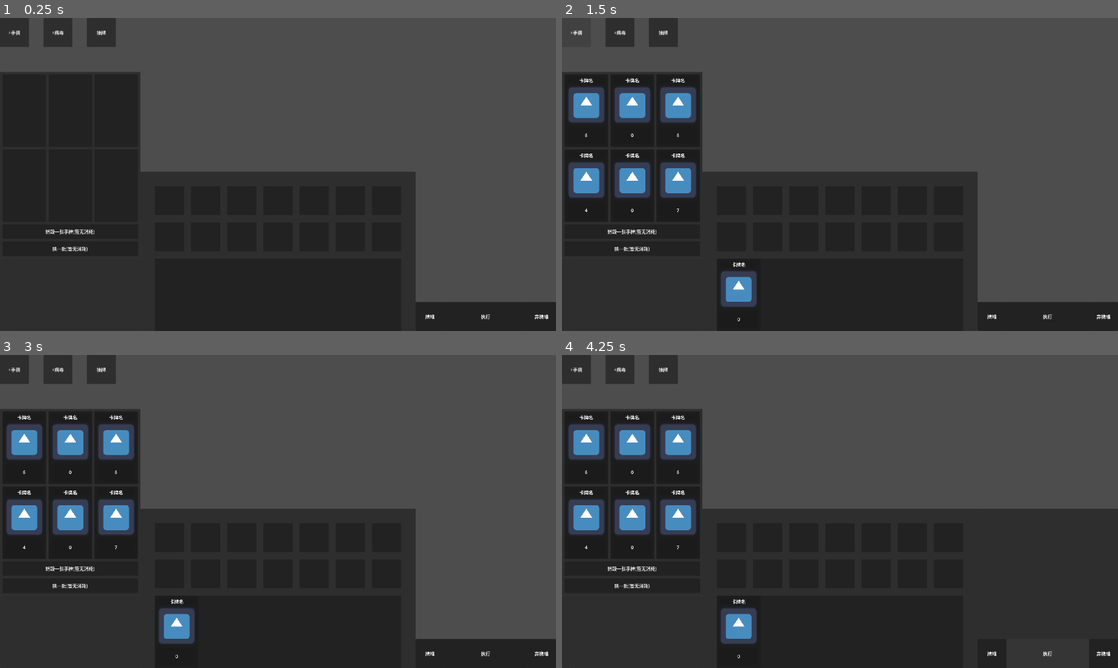
Above: before the commit, frames 1-4 (two rows, left to right).
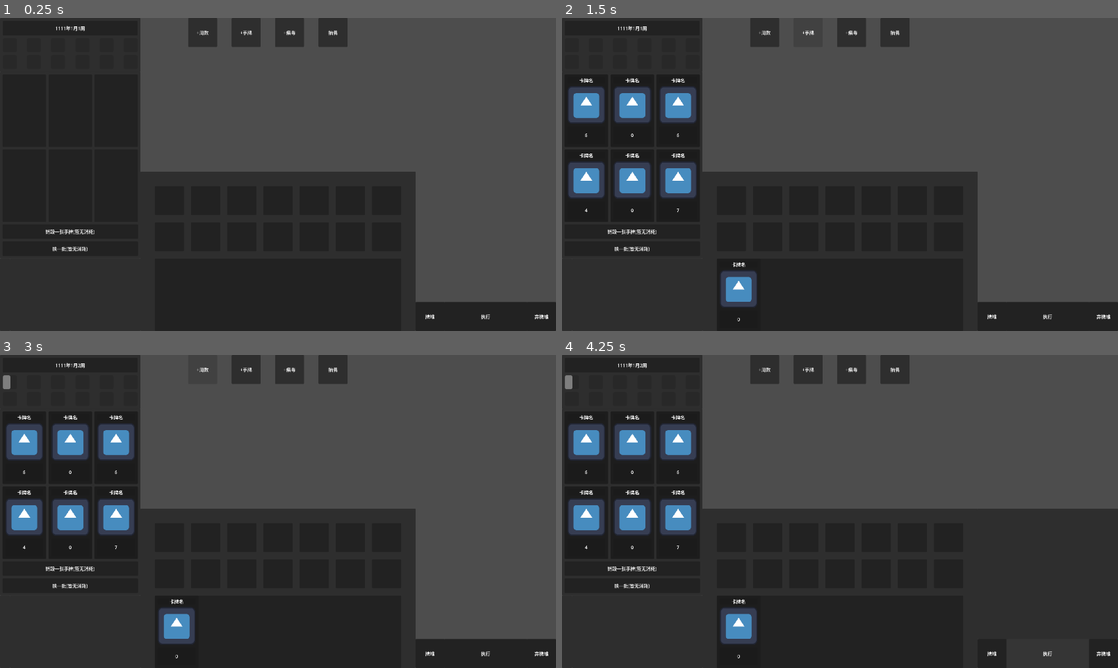
Above: after the commit, the same moments.

Repository: yuyi-yutie/Illness
Game: Godot game, scene res://scenes/play_scene/play_scene.tscn
The game is run twice, just before and just after one commit, with the same random seed, the same clock (stepped at 60 frames per second) and the same inputs. The engine's default icon, where the game draws it, is replaced by a stand-in: a white triangle on a blue panel in a dark square.
Inputs (mouse positions are in pixels of both pictures, inside the frame that each line leads up to):
- Up to frame 1 (0.25 s): no input
- Up to frame 2 (1.5 s): click "换一批(暂无消耗)" at 0.5 s; click "+手牌" at 1.25 s
- Up to frame 3 (3 s): click "抽牌" at 2 s; click (200, 370) at 2.75 s, where only the run after the commit has a clickable "+周数"
- Up to frame 4 (4.25 s): click "执行" at 3.5 s

The runs differ from the first frame. In frame 1, 4.8% of the frame differs, in the area x 0-63%, y 0-18%; in frame 2, 4.6%; in frame 3, 4.4%; in frame 4, 4.8%.

Commit message:
update
增加了小日历并完善了小日历的逻辑

Diff:
--- a/illness/globals/deck_glue.gd
+++ b/illness/globals/deck_glue.gd
@@ -43,7 +43,7 @@
 	var show_array : Array[Card] = id_sort_card(target_deck)
 	var show_size : int = target_deck.size()
 	for current_count in range(show_size):
-		var row : int = floori(current_count / 3)
+		var row : int = floori(current_count / 3.0)
 		var col : int = current_count % 3
 		if show_array[current_count].parent:
 			show_array[current_count].parent.remove_child(show_array[current_count])
--- /dev/null
+++ b/illness/globals/small_calender_glue.gd
@@ -0,0 +1,29 @@
+extends Node
+
+var year : int = 1111:
+	set(value):
+		year = value
+		for month_progress in month_progress_array:
+			month_progress.value = 0
+var month : int = 1:
+	set(value):
+		month = value
+		if month == 13:
+			year += 1
+			month = 1
+var week : int = 1:
+	set(value):
+		week = value
+		if week == 5:
+			month += 1
+			week = 1
+		date_label_text = str(year) + "年" + str(month) + "月" + str(week) + "周"
+		month_progress_array[month-1].value = week * 25
+
+var date_label : Label
+var month_progress_array : Array[ProgressBar]
+
+var date_label_text : String = "":
+	set(value):
+		date_label_text = value
+		date_label.text = date_label_text
--- a/illness/project.godot
+++ b/illness/project.godot
@@ -21,6 +21,7 @@
 CardGlue="*res://globals/card_glue.gd"
 DeckGlue="*res://globals/deck_glue.gd"
 ShopGlue="*res://globals/shop_glue.gd"
+SmallCalenderGlue="*res://globals/small_calender_glue.gd"
 
 [display]
 
--- a/illness/scenes/play_scene/play_scene.tscn
+++ b/illness/scenes/play_scene/play_scene.tscn
@@ -6,7 +6,9 @@
 [ext_resource type="PackedScene" uid="uid://c5nhp08bw06nm" path="res://scenes/play_scene/end_and_execute.tscn" id="4_x7p53"]
 [ext_resource type="Script" uid="uid://bmebcfgjseov7" path="res://test/test_add_card_to_hand.gd" id="5_03pml"]
 [ext_resource type="PackedScene" uid="uid://bmh7ju3vuexap" path="res://scenes/play_scene/shop.tscn" id="5_vw7vn"]
+[ext_resource type="PackedScene" uid="uid://cfo7lbrnne72y" path="res://scenes/play_scene/small_calender.tscn" id="6_kp6hd"]
 [ext_resource type="Script" uid="uid://boxxenyp8cgk" path="res://test/test_draw_card.gd" id="6_vw7vn"]
+[ext_resource type="Script" uid="uid://j1uaclgqfcwf" path="res://test/test_add_week.gd" id="9_i13pd"]
 
 [node name="PlayScene" type="Control"]
 layout_mode = 3
@@ -30,9 +32,13 @@
 [node name="Shop" parent="." instance=ExtResource("5_vw7vn")]
 layout_mode = 1
 
+[node name="SmallCalender" parent="." instance=ExtResource("6_kp6hd")]
+layout_mode = 1
+
 [node name="TestAddCardToHand" type="Button" parent="."]
 layout_mode = 0
-offset_right = 100.0
+offset_left = 800.0
+offset_right = 900.0
 offset_bottom = 100.0
 focus_mode = 0
 text = "+手牌"
@@ -40,8 +46,8 @@
 
 [node name="TestDrawCard" type="Button" parent="."]
 layout_mode = 0
-offset_left = 300.0
-offset_right = 400.0
+offset_left = 1100.0
+offset_right = 1200.0
 offset_bottom = 100.0
 focus_mode = 0
 text = "抽牌"
@@ -49,11 +55,21 @@
 
 [node name="TestAddVirus" type="Button" parent="."]
 layout_mode = 0
-offset_left = 150.0
-offset_right = 250.0
+offset_left = 950.0
+offset_right = 1050.0
 offset_bottom = 100.0
 focus_mode = 0
 text = "+病毒"
 
+[node name="TestAddWeek" type="Button" parent="."]
+layout_mode = 0
+offset_left = 650.0
+offset_right = 750.0
+offset_bottom = 100.0
+focus_mode = 0
+text = "+周数"
+script = ExtResource("9_i13pd")
+
 [connection signal="button_down" from="TestAddCardToHand" to="TestAddCardToHand" method="_on_button_down"]
 [connection signal="button_down" from="TestDrawCard" to="TestDrawCard" method="_on_button_down"]
+[connection signal="button_down" from="TestAddWeek" to="TestAddWeek" method="_on_button_down"]
--- /dev/null
+++ b/illness/scenes/play_scene/small_calender.tscn
@@ -0,0 +1,182 @@
+[gd_scene load_steps=2 format=3 uid="uid://cfo7lbrnne72y"]
+
+[ext_resource type="Script" uid="uid://dnrym7rkhaq8i" path="res://scripts/play_scene/small_calender/small_calender.gd" id="1_ie5fp"]
+
+[node name="SmallCalender" type="Control" node_paths=PackedStringArray("date_label", "month_progress_array")]
+layout_mode = 3
+anchors_preset = 15
+anchor_right = 1.0
+anchor_bottom = 1.0
+grow_horizontal = 2
+grow_vertical = 2
+mouse_filter = 2
+script = ExtResource("1_ie5fp")
+date_label = NodePath("SmallCalenderPanel/DateLabelPanel/DateLabel")
+month_progress_array = [NodePath("SmallCalenderPanel/MonthProgress1"), NodePath("SmallCalenderPanel/MonthProgress2"), NodePath("SmallCalenderPanel/MonthProgress3"), NodePath("SmallCalenderPanel/MonthProgress4"), NodePath("SmallCalenderPanel/MonthProgress5"), NodePath("SmallCalenderPanel/MonthProgress6"), NodePath("SmallCalenderPanel/MonthProgress7"), NodePath("SmallCalenderPanel/MonthProgress8"), NodePath("SmallCalenderPanel/MonthProgress9"), NodePath("SmallCalenderPanel/MonthProgress10"), NodePath("SmallCalenderPanel/MonthProgress11"), NodePath("SmallCalenderPanel/MonthProgress12")]
+
+[node name="SmallCalenderPanel" type="Panel" parent="."]
+layout_mode = 0
+offset_right = 485.0
+offset_bottom = 186.25
+
+[node name="DateLabelPanel" type="Panel" parent="SmallCalenderPanel"]
+layout_mode = 0
+offset_left = 10.0
+offset_top = 10.0
+offset_right = 475.0
+offset_bottom = 60.25
+
+[node name="DateLabel" type="Label" parent="SmallCalenderPanel/DateLabelPanel"]
+layout_mode = 1
+anchors_preset = 15
+anchor_right = 1.0
+anchor_bottom = 1.0
+grow_horizontal = 2
+grow_vertical = 2
+text = "xxxx年xx月xx周"
+horizontal_alignment = 1
+vertical_alignment = 1
+
+[node name="MonthProgress1" type="ProgressBar" parent="SmallCalenderPanel"]
+layout_mode = 1
+anchors_preset = 2
+anchor_top = 1.0
+anchor_bottom = 1.0
+offset_left = 10.0
+offset_top = -116.0
+offset_right = 58.0
+offset_bottom = -68.0
+grow_vertical = 0
+show_percentage = false
+
+[node name="MonthProgress2" type="ProgressBar" parent="SmallCalenderPanel"]
+layout_mode = 1
+anchors_preset = 2
+anchor_top = 1.0
+anchor_bottom = 1.0
+offset_left = 93.0
+offset_top = -116.0
+offset_right = 141.0
+offset_bottom = -68.0
+grow_vertical = 0
+show_percentage = false
+
+[node name="MonthProgress3" type="ProgressBar" parent="SmallCalenderPanel"]
+layout_mode = 1
+anchors_preset = 2
+anchor_top = 1.0
+anchor_bottom = 1.0
+offset_left = 176.0
+offset_top = -116.0
+offset_right = 224.0
+offset_bottom = -68.0
+grow_vertical = 0
+show_percentage = false
+
+[node name="MonthProgress4" type="ProgressBar" parent="SmallCalenderPanel"]
+layout_mode = 1
+anchors_preset = 2
+anchor_top = 1.0
+anchor_bottom = 1.0
+offset_left = 261.0
+offset_top = -116.0
+offset_right = 309.0
+offset_bottom = -68.0
+grow_vertical = 0
+show_percentage = false
+
+[node name="MonthProgress5" type="ProgressBar" parent="SmallCalenderPanel"]
+layout_mode = 1
+anchors_preset = 2
+anchor_top = 1.0
+anchor_bottom = 1.0
+offset_left = 344.0
+offset_top = -116.0
+offset_right = 392.0
+offset_bottom = -68.0
+grow_vertical = 0
+show_percentage = false
+
+[node name="MonthProgress6" type="ProgressBar" parent="SmallCalenderPanel"]
+layout_mode = 1
+anchors_preset = 2
+anchor_top = 1.0
+anchor_bottom = 1.0
+offset_left = 427.0
+offset_top = -116.0
+offset_right = 475.0
+offset_bottom = -68.0
+grow_vertical = 0
+show_percentage = false
+
+[node name="MonthProgress7" type="ProgressBar" parent="SmallCalenderPanel"]
+layout_mode = 1
+anchors_preset = 2
+anchor_top = 1.0
+anchor_bottom = 1.0
+offset_left = 10.0
+offset_top = -58.0
+offset_right = 58.0
+offset_bottom = -10.0
+grow_vertical = 0
+show_percentage = false
+
+[node name="MonthProgress8" type="ProgressBar" parent="SmallCalenderPanel"]
+layout_mode = 1
+anchors_preset = 2
+anchor_top = 1.0
+anchor_bottom = 1.0
+offset_left = 93.0
+offset_top = -58.0
+offset_right = 141.0
+offset_bottom = -10.0
+grow_vertical = 0
+show_percentage = false
+
+[node name="MonthProgress9" type="ProgressBar" parent="SmallCalenderPanel"]
+layout_mode = 1
+anchors_preset = 2
+anchor_top = 1.0
+anchor_bottom = 1.0
+offset_left = 176.0
+offset_top = -58.0
+offset_right = 224.0
+offset_bottom = -10.0
+grow_vertical = 0
+show_percentage = false
+
+[node name="MonthProgress10" type="ProgressBar" parent="SmallCalenderPanel"]
+layout_mode = 1
+anchors_preset = 2
+anchor_top = 1.0
+anchor_bottom = 1.0
+offset_left = 261.0
+offset_top = -58.0
+offset_right = 309.0
+offset_bottom = -10.0
+grow_vertical = 0
+show_percentage = false
+
+[node name="MonthProgress11" type="ProgressBar" parent="SmallCalenderPanel"]
+layout_mode = 1
+anchors_preset = 2
+anchor_top = 1.0
+anchor_bottom = 1.0
+offset_left = 344.0
+offset_top = -58.0
+offset_right = 392.0
+offset_bottom = -10.0
+grow_vertical = 0
+show_percentage = false
+
+[node name="MonthProgress12" type="ProgressBar" parent="SmallCalenderPanel"]
+layout_mode = 1
+anchors_preset = 2
+anchor_top = 1.0
+anchor_bottom = 1.0
+offset_left = 427.0
+offset_top = -58.0
+offset_right = 475.0
+offset_bottom = -10.0
+grow_vertical = 0
+show_percentage = false
--- /dev/null
+++ b/illness/scripts/play_scene/small_calender/small_calender.gd
@@ -0,0 +1,20 @@
+extends Control
+class_name SmallCalender
+
+var parent : PlayScene
+
+func initialize(parameter : PlayScene) -> void:
+	parent = parameter
+	for child in get_children():
+		if child.has_method("initialize"):
+			child.initialize(self)
+	SmallCalenderGlue.date_label = date_label
+	SmallCalenderGlue.month_progress_array = month_progress_array
+
+	#测试
+	SmallCalenderGlue.week = SmallCalenderGlue.week
+	SmallCalenderGlue.month = SmallCalenderGlue.month
+	SmallCalenderGlue.year = SmallCalenderGlue.year
+
+@export var date_label : Label
+@export var month_progress_array : Array[ProgressBar]
--- a/illness/test/test_add_card_to_hand.gd
+++ b/illness/test/test_add_card_to_hand.gd
@@ -4,7 +4,7 @@
 
 func _on_button_down() -> void:
 	var new_card : Card = CARD.instantiate()
-	CalenderGlue.put_card_into_hand(new_card)
 	new_card.id = DeckGlue.get_id(new_card)
 	new_card.time = randi_range(0,7)
 	new_card.card_detail = str(randf())
+	CalenderGlue.put_card_into_hand(new_card)
--- /dev/null
+++ b/illness/test/test_add_week.gd
@@ -0,0 +1,5 @@
+extends Button
+
+
+func _on_button_down() -> void:
+	SmallCalenderGlue.week += 1
Not shown, added: illness/globals/small_calender_glue.gd.uid
Not shown: 1 places in illness/scenes/play_scene/play_scene.tscn that only renumber resources
Not shown, added: illness/scripts/play_scene/small_calender/small_calender.gd.uid
Not shown, added: illness/test/test_add_week.gd.uid
